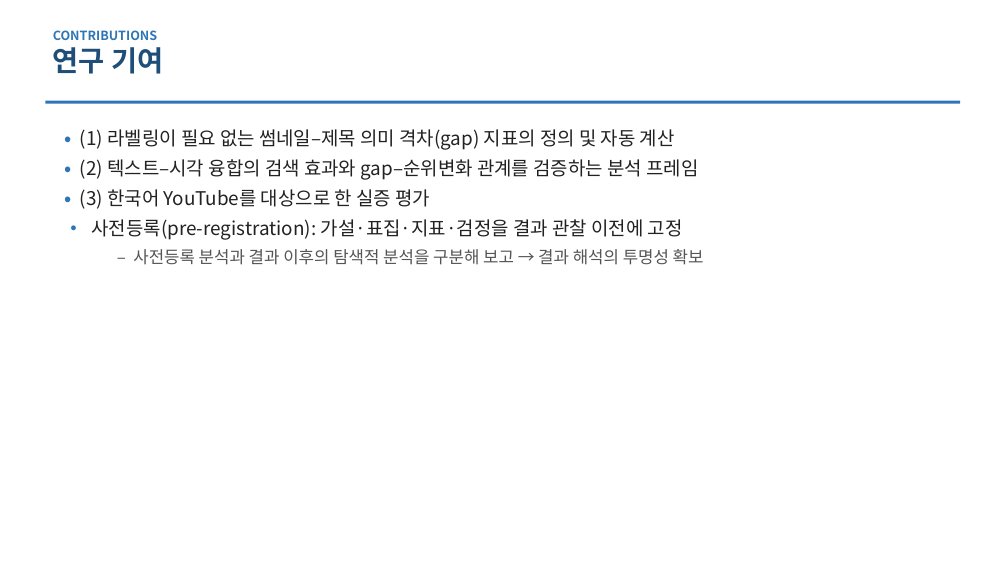
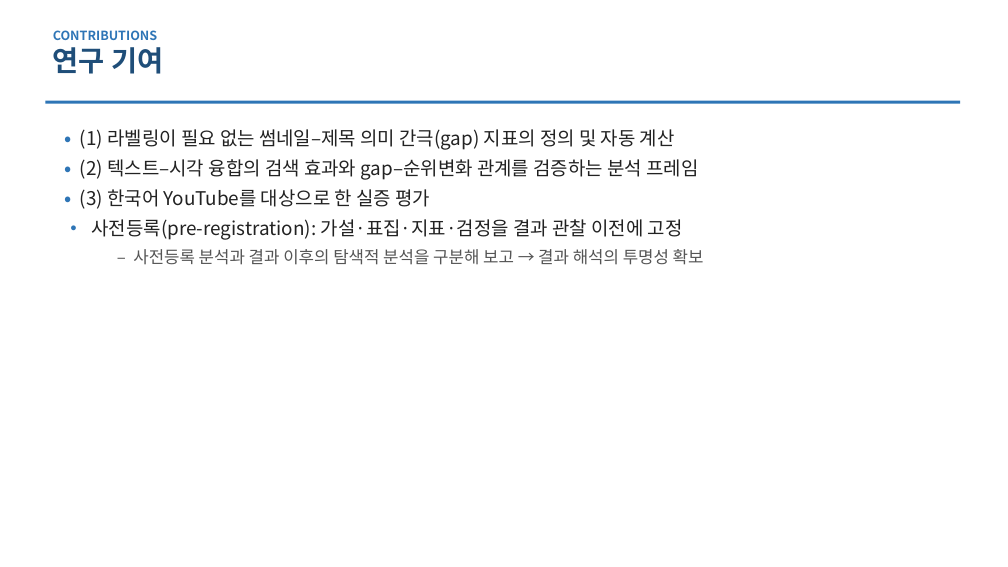
Before and after one commit to ThirdActiveDataExTech/thirdparty-metadata-ingestion, a slide deck: slide 4 of docs/research/P05_thumbnail_fusion/paper_KIICE_발표초안.pptx. Drawn at 1008x567 pixels with LibreOffice and Linux fonts; fonts in the diff are those of the drawing. Boxes give left, top, right and bottom in pixels: in the first picture for what was removed or moved away, otherwise in the second. Text is boxed around its words. In the diff, an @@ line names an element or a change of style, - is before the commit and + after.

```diff
--- a/docs/research/P05_thumbnail_fusion/paper_KIICE_발표초안.pptx
+++ b/docs/research/P05_thumbnail_fusion/paper_KIICE_발표초안.pptx
@@ text at (80, 129, 675, 150): text changed @@
-• (1) 라벨링이 필요 없는 썸네일–제목 의미 격차(gap) 지표의 정의 및 자동 계산
+• (1) 라벨링이 필요 없는 썸네일–제목 의미 간극(gap) 지표의 정의 및 자동 계산
```
Also in this commit, not shown: 3 other slides changed, 10 other files.
